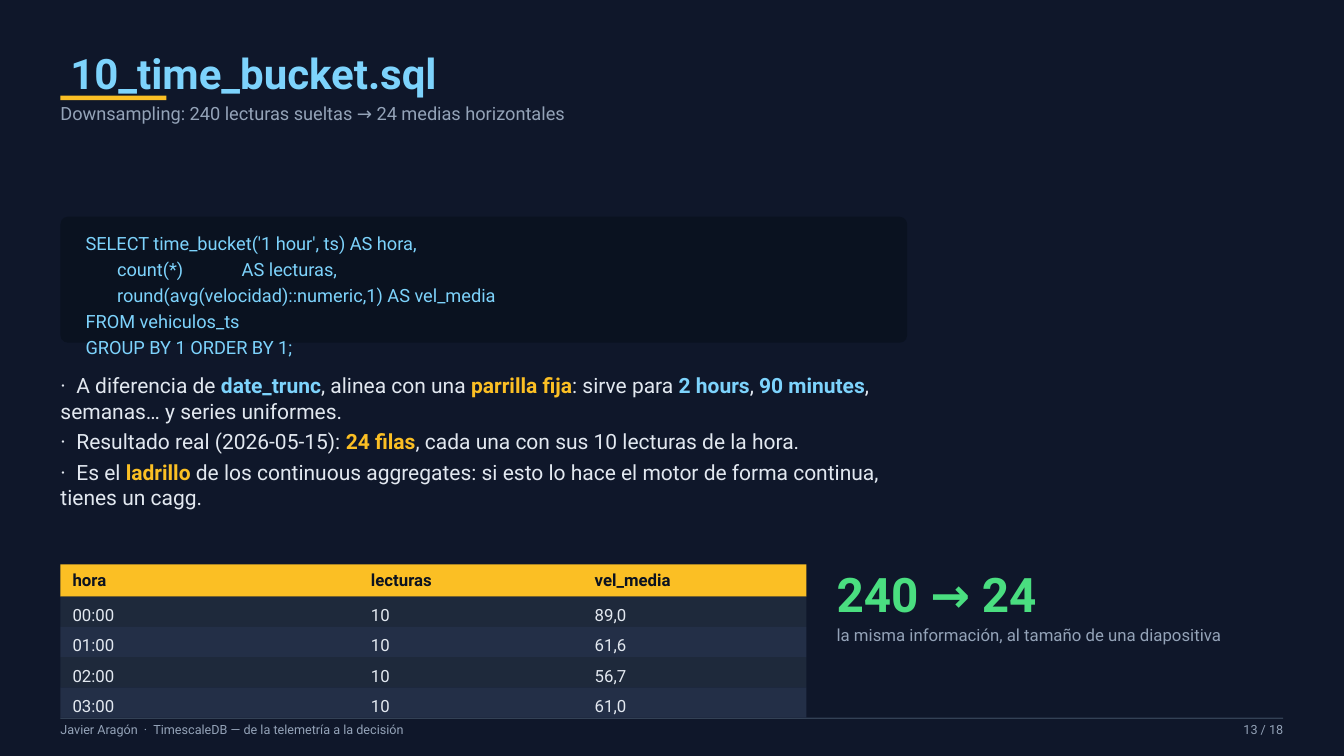
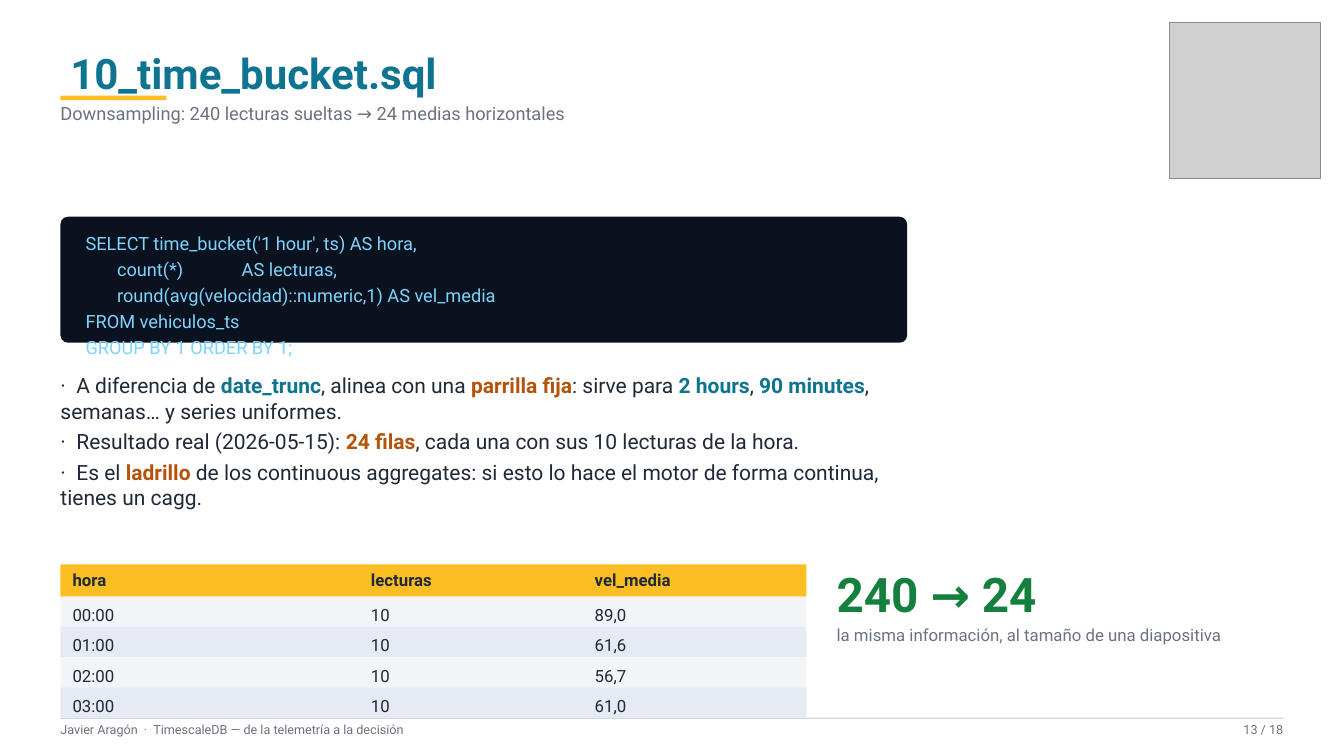
Before and after one commit to xavipuerto/autometrics-demo, a slide deck: slide 13 of presentacion/TimescaleDB-PPT-Javier.pptx. Drawn at 1344x756 pixels with LibreOffice and Linux fonts; fonts in the diff are those of the drawing; grey boxes stand for pictures. Boxes give left, top, right and bottom in pixels: in the first picture for what was removed or moved away, otherwise in the second. Text is boxed around its words. In the diff, an @@ line names an element or a change of style, - is before the commit and + after.

```diff
--- a/presentacion/TimescaleDB-PPT-Javier.pptx
+++ b/presentacion/TimescaleDB-PPT-Javier.pptx
@@ rectangle removed at <box>0,0,1344,756</box> @@
@@ picture added at <box>1170,22,1321,178</box> @@
@@ text "10_time_bucket.sql" at <box>70,57,436,99</box>: text colour #7DD3FC to #0E7490 @@
@@ text "· A diferencia de date_trunc, ..." at <box>60,377,878,510</box>: text colour #E2E8F0 to #1F2937 in "· A diferencia de date_trunc, alinea con ...", "· Resultado real (2026-05-15): filas, cada una ...", "· Es el de los continuous aggregates: ..."; text colour #7DD3FC to #0E7490 in "date_trunc, 2 hours, 90 minutes,"; text colour #FBBF24 to #B45309 in "parrilla fija:", "24 filas,", "ladrillo" @@
@@ text "240 → 24" at <box>837,577,1221,645</box>: text colour #4ADE80 to #15803D in "240 → 24"; text colour #94A3B8 to #6B7280 in "la misma información, al tamaño de una ..." @@
@@ rectangle at <box>60,597,807,627</box>: fill #1E293B to #F2F4F8 @@
@@ text colour #0B1220 to #1F2937 in 3 elements at <box>73,573,107,586</box>, <box>371,573,432,586</box>, <box>595,573,671,588</box> @@
@@ rectangle at <box>60,627,807,657</box>: fill #232F47 to #E6EAF2 @@
@@ rectangle at <box>60,657,807,688</box>: fill #1E293B to #F2F4F8 @@
@@ rectangle at <box>60,688,807,718</box>: fill #232F47 to #E6EAF2 @@
@@ rectangle at <box>60,718,1284,719</box>: fill #334155 to #D1D5DB @@
@@ text colour #E2E8F0 to #1F2937 in 12 elements at <box>73,609,115,621</box>, <box>371,609,390,621</box>, <box>595,609,627,623</box>, <box>73,639,115,651</box>, <box>371,639,390,651</box>, <box>595,639,627,653</box>, <box>73,670,115,682</box>, <box>371,670,390,682</box>, <box>595,670,627,684</box>, <box>73,700,115,712</box>, <box>371,700,390,712</box>, <box>595,700,627,714</box> @@
@@ text colour #94A3B8 to #6B7280 in 3 elements at <box>60,106,564,124</box>, <box>60,724,403,737</box>, <box>1243,725,1283,734</box> @@
```
Also in this commit, not shown: 17 other slides changed, 2 other files.
